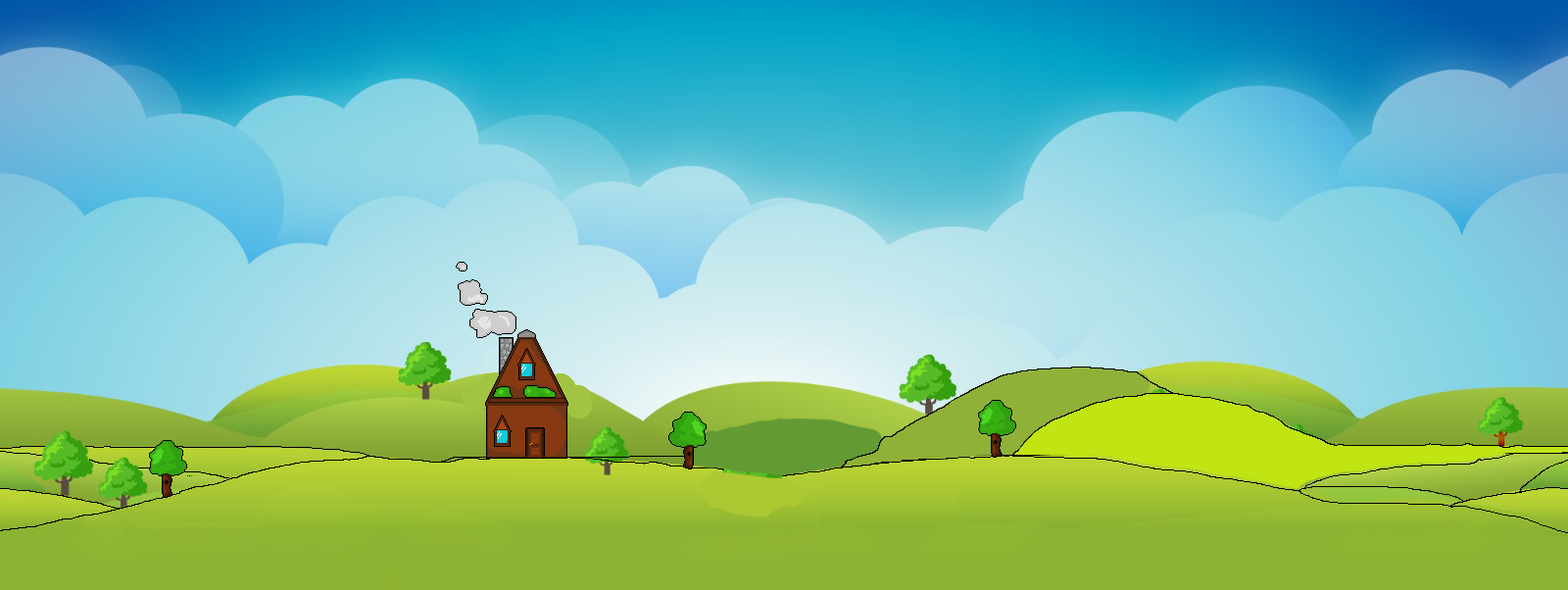
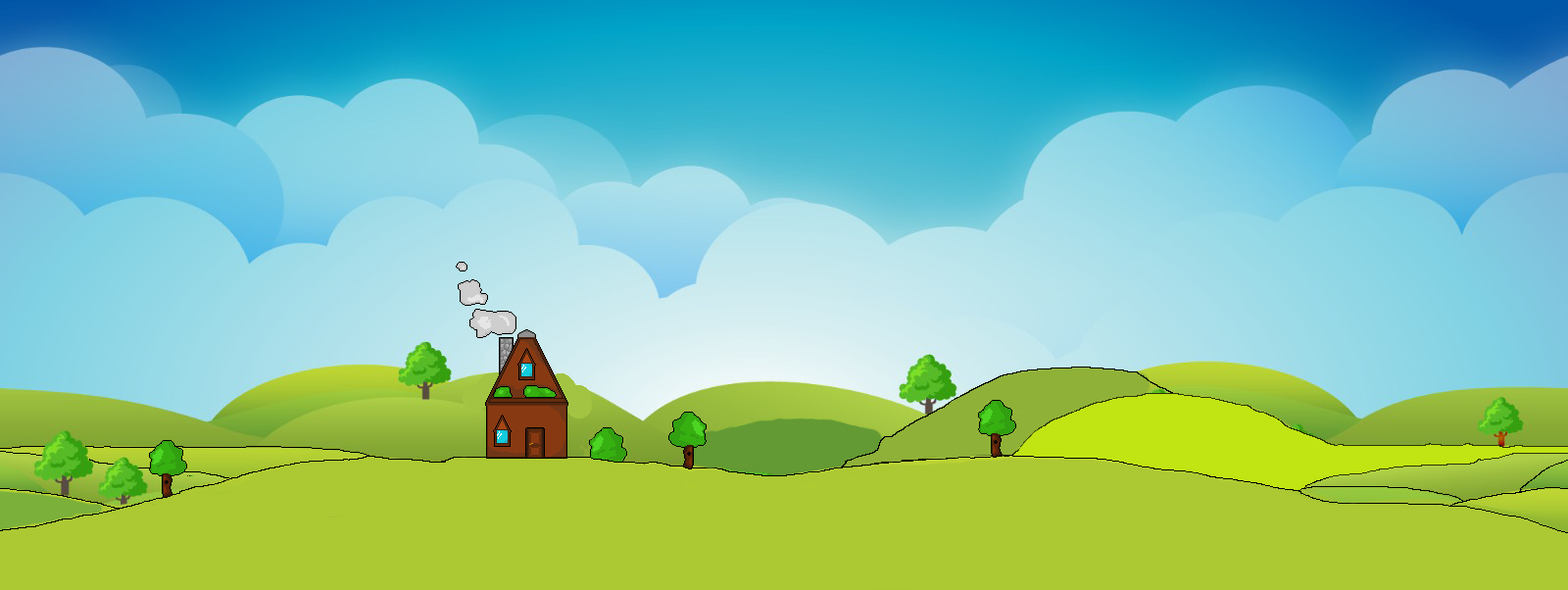
Revision of a layered 1568x590 image; what changed, layer by layer:
added layer "Layer 6" above "Layer 4" over [579, 425, 685, 466]
painted on "Layer 1" over [0, 392, 1568, 590]
